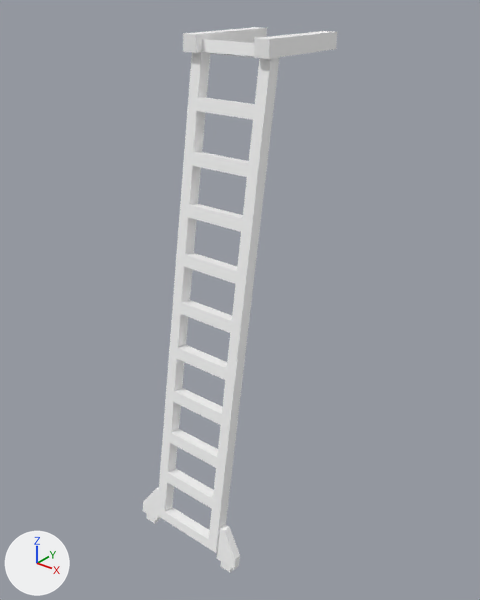
Before and after pictures for a commit that changed the glTF model assets/synty/simple_fantasy_interiors/models/SM_Prop_Library_Ladder_01.glb.
The view is the same before and after, from a camera (50 mm lens) standing at (0.0393, -0.0453, 0.0573) and looking at (0.0001, 0.0036, 0.027). Every picture has the same lights, and +X, +Y and +Z are marked at lower left.

Names of what the first picture shows: 'SM_Prop_Library_Ladder_01'.
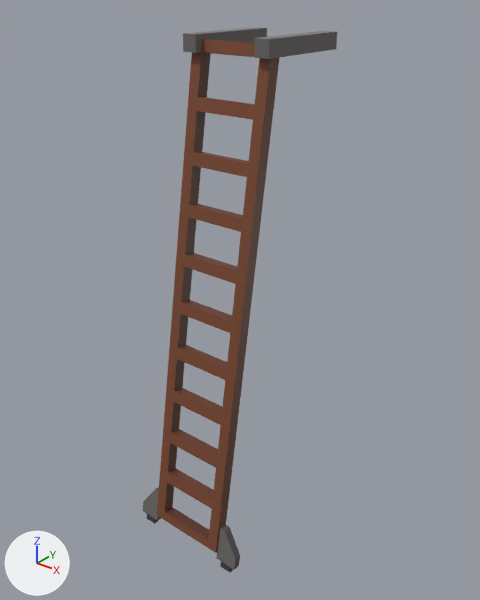
Changed parts and their boxes (x1, y1, x2, y2) in the pictures (480 x 600 px):
'SM_Prop_Library_Ladder_01', surface changed (white to brown): (143, 27, 337, 572) in both

What the commit changed:
Picture 'SimpleFantasyInteriorsTexture' (img_simplefantasyinteriorstexture) is new.
In material 'lambert1' (mat_lambert1), base_color is no longer (1.0, 1.0, 1.0), white #ffffff.
In material 'lambert1' (mat_lambert1), texture is now set to img_simplefantasyinteriorstexture.
